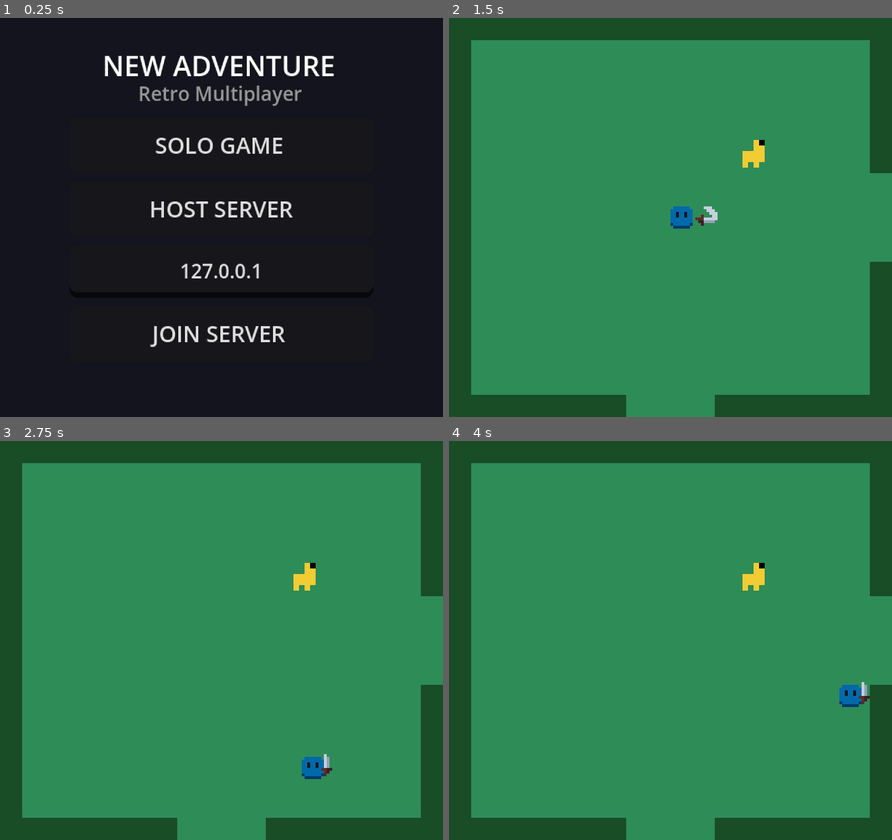
Above: before the commit, frames 1-4 (two rows, left to right).
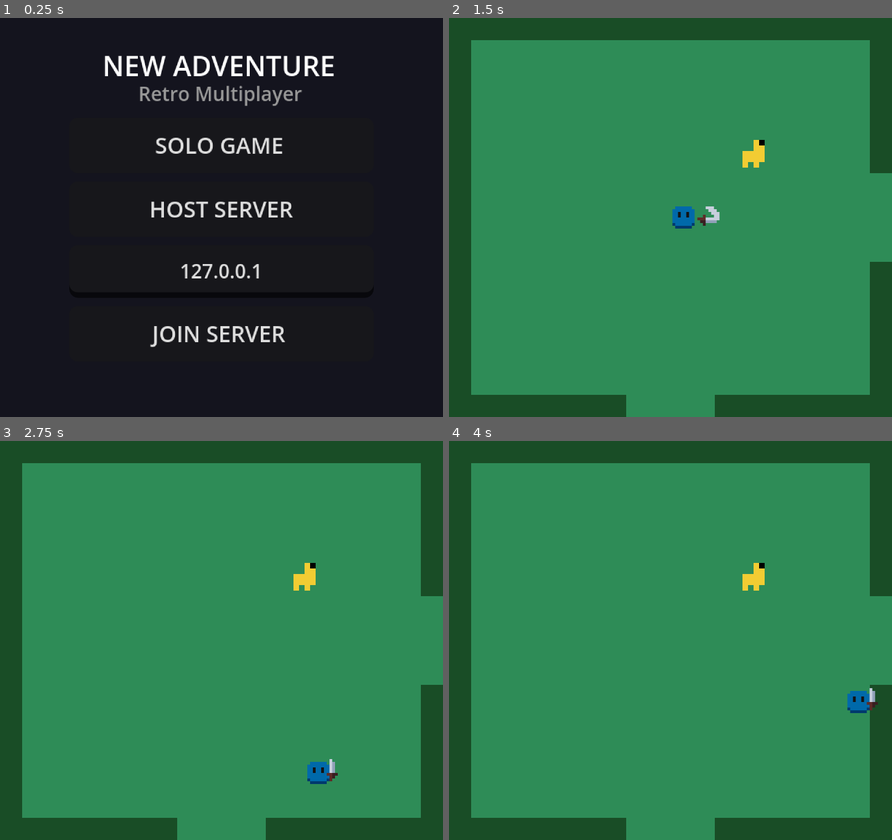
Above: after the commit, the same moments.

Repository: feg06/NewAdventure
Game: Godot game, scene res://ui/menus/main_menu.tscn
The game is run twice, just before and just after one commit, with the same random seed, the same clock (stepped at 60 frames per second) and the same inputs.
Inputs:
- Up to frame 1 (0.25 s): no input
- Up to frame 2 (1.5 s): click "SOLO GAME" at 0.5 s; tap Enter at 1.25 s; hold D (move_right) from 1.28 s (still down); tap Shift (attack) at 1.35 s
- Up to frame 3 (2.75 s): release D (move_right) at 2.03 s; hold S (move_down) from 2.03 s (still down); tap Space (interact) at 2.1 s
- Up to frame 4 (4 s): release S (move_down) at 2.78 s; hold D (move_right) 2.78-3.53 s; tap Shift (attack) at 2.85 s; hold W (move_up) from 3.53 s (still down); tap Space (interact) at 3.6 s

The runs differ from the first frame. In frame 1, 0.4% of the frame differs, in the area x 31-69%, y 16-82%; in frame 2, 0.2%; in frame 3, 0.4%; in frame 4, 0.4%, in the area x 88-97%, y 60-69%.

Commit message:
refactor: transition player movement to floating mode with optional diagonal speed normalization and enable physics interpolation

Diff:
--- a/player/player.gd
+++ b/player/player.gd
@@ -1,7 +1,8 @@
 class_name Player
 extends CharacterBody2D
 
-@export var move_speed: float = 65.0
+@export var move_speed: float = 70.0
+@export var normalize_diagonal: bool = false # Si es false, mantiene 100% de velocidad en cada eje estilo retro sin frenarse al pulsar diagonales
 @export var sheath_time: float = 4.0
 
 @onready var animated_sprite: AnimatedSprite2D = $AnimatedSprite2D
@@ -30,6 +31,10 @@
 const ROOM_HEIGHT: float = 144.0
 
 func _ready() -> void:
+	# Modo flotante top-down sin fricción de suelo/pendientes
+	motion_mode = CharacterBody2D.MOTION_MODE_FLOATING
+	wall_min_slide_angle = 0.0
+
 	var peer_id = name.to_int()
 	if peer_id != 0:
 		set_multiplayer_authority(peer_id)
@@ -51,9 +56,9 @@
 
 	_update_room_coords()
 
-func _physics_process(delta: float) -> void:
+func _physics_process(_delta: float) -> void:
 	if is_multiplayer_authority():
-		_handle_local_input(delta)
+		_handle_local_input()
 		_sync_network_state()
 		_update_carried_item_position()
 		_check_room_transition()
@@ -61,17 +66,20 @@
 		_apply_remote_state()
 		_update_carried_item_position()
 
-func _handle_local_input(_delta: float) -> void:
+func _handle_local_input() -> void:
 	if is_attacking:
 		velocity = Vector2.ZERO
 		move_and_slide()
 		return
 
-	var input_vector = Input.get_vector("move_left", "move_right", "move_up", "move_down")
-
-	if input_vector.x > 0.1:
+	# Lectura de ejes independientes
+	var input_x = Input.get_axis("move_left", "move_right")
+	var input_y = Input.get_axis("move_up", "move_down")
+	var raw_input = Vector2(input_x, input_y)
+
+	if input_x > 0.1:
 		facing_direction = 1
-	elif input_vector.x < -0.1:
+	elif input_x < -0.1:
 		facing_direction = -1
 
 	# Attack action
@@ -83,16 +91,20 @@
 	if Input.is_action_just_pressed("interact"):
 		_handle_interaction()
 
-	# Movement
-	if input_vector != Vector2.ZERO:
-		velocity = input_vector.normalized() * move_speed
+	# Movimiento directo y fluido
+	if raw_input != Vector2.ZERO:
+		if normalize_diagonal:
+			velocity = raw_input.normalized() * move_speed
+		else:
+			velocity = Vector2(input_x * move_speed, input_y * move_speed)
+
 		if animated_sprite.animation == "blink":
 			_stop_blink()
 	else:
 		velocity = Vector2.ZERO
 
 	move_and_slide()
-	_update_animation(input_vector != Vector2.ZERO)
+	_update_animation(velocity != Vector2.ZERO)
 
 func _update_animation(is_moving: bool) -> void:
 	if is_attacking:
--- a/project.godot
+++ b/project.godot
@@ -87,9 +87,8 @@
 [physics]
 
 2d/default_gravity=0.0
+common/physics_interpolation=true
 
 [rendering]
 
 textures/canvas_textures/default_texture_filter=0
-2d/snap/snap_2d_transforms_to_pixel=true
-2d/snap/snap_2d_vertices_to_pixel=true
